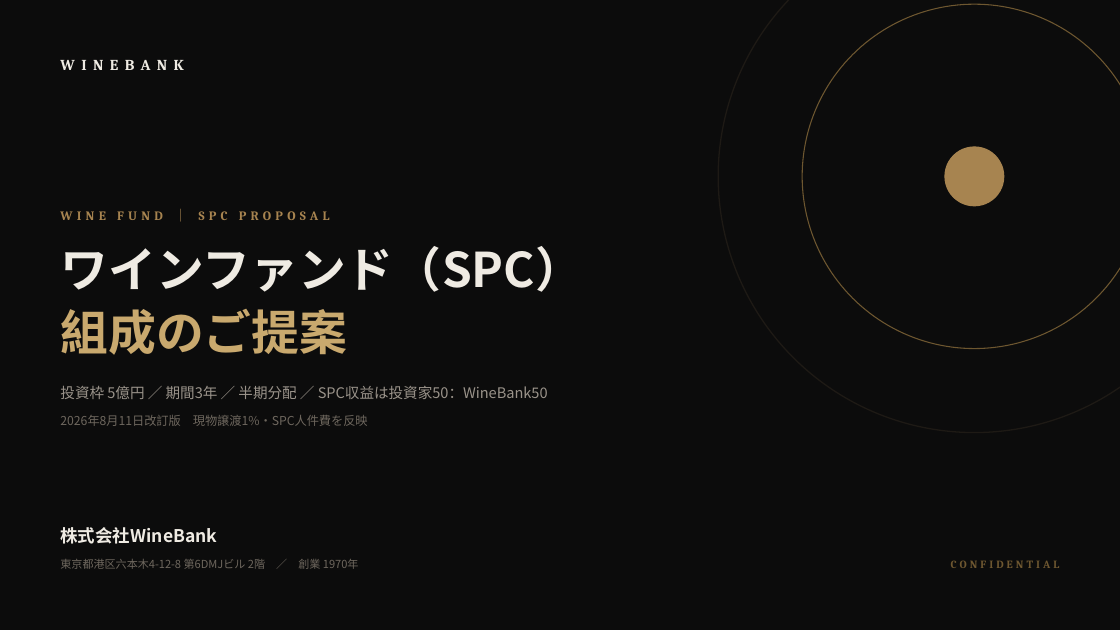
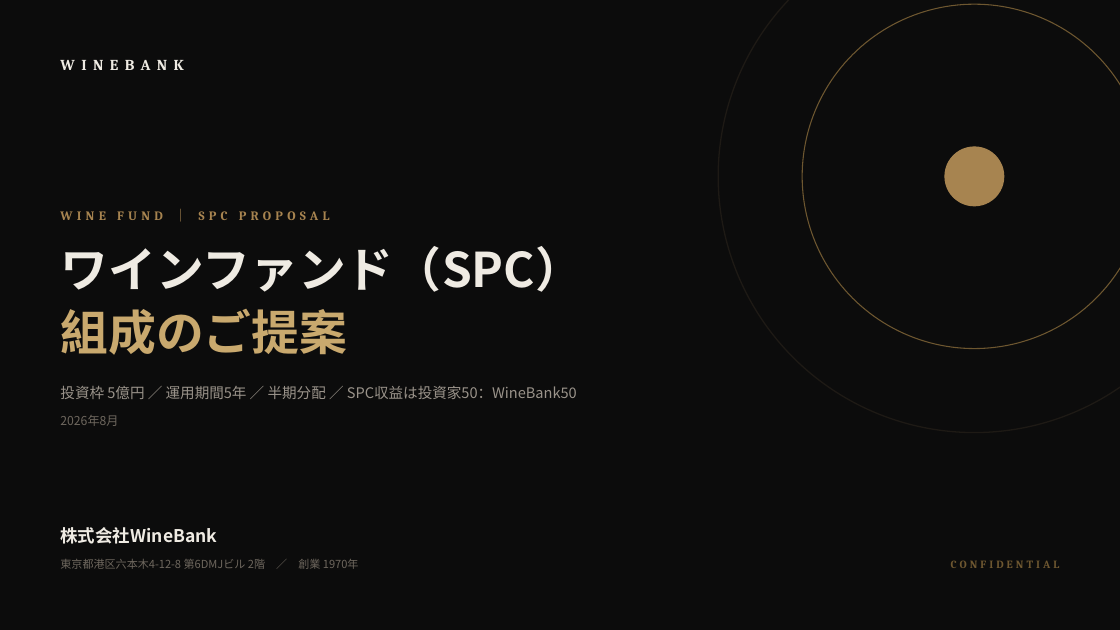
Before and after one commit to nakano-winebank/wine-auction, a slide deck: slide 1 of docs/wine-fund/WineBank_ワインファンドSPC組成提案_5億_20260811.pptx. Drawn at 1120x630 pixels with LibreOffice and Linux fonts; fonts in the diff are those of the drawing. Boxes give left, top, right and bottom in pixels: in the first picture for what was removed or moved away, otherwise in the second. Text is boxed around its words. In the diff, an @@ line names an element or a change of style, - is before the commit and + after.

```diff
--- a/docs/wine-fund/WineBank_ワインファンドSPC組成提案_5億_20260811.pptx
+++ b/docs/wine-fund/WineBank_ワインファンドSPC組成提案_5億_20260811.pptx
@@ text at (60,386,577,399): text changed @@
-投資枠 5億円 ／ 期間3年 ／ 半期分配 ／ SPC収益は投資家50：WineBank50
+投資枠 5億円 ／ 運用期間5年 ／ 半期分配 ／ SPC収益は投資家50：WineBank50
@@ text at (60,415,118,426): text changed @@
-2026年8月11日改訂版 現物譲渡1%・SPC人件費を反映
+2026年8月
```
Also in this commit, not shown: 15 other slides changed, 1 slide added, 1 slide removed, 6 other files.
